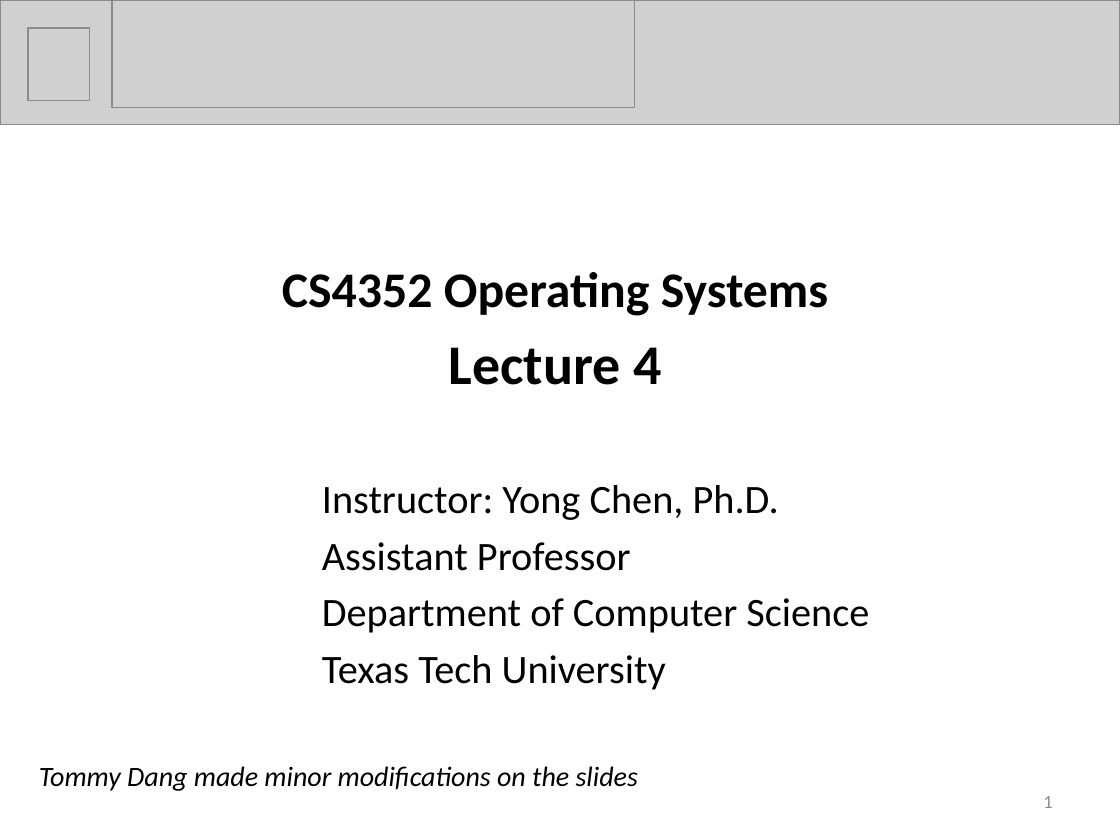
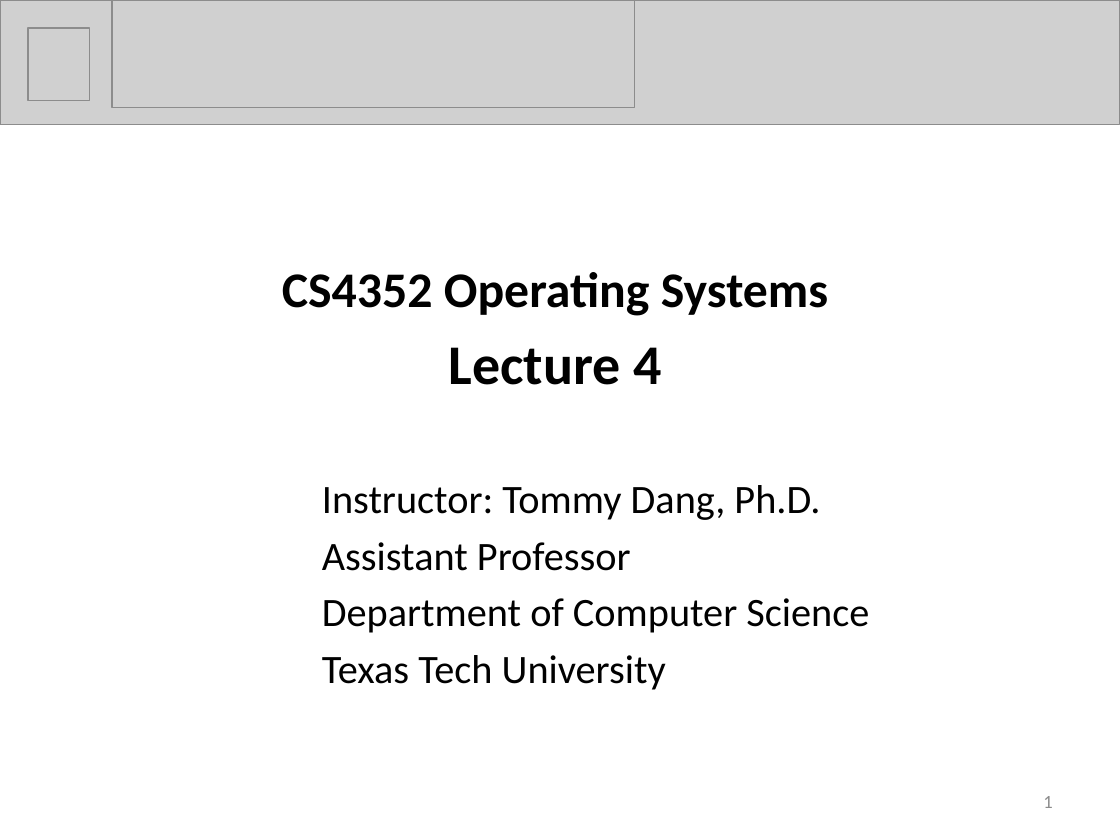
Before and after one commit to iDataVisualizationLab/CS4352_Fall2018, a slide deck: slide 1 of slides/Lecture04 Mine.pptx. Drawn at 1120x840 pixels with LibreOffice and Linux fonts; fonts in the diff are those of the drawing; grey boxes stand for pictures. Boxes give left, top, right and bottom in pixels: in the first picture for what was removed or moved away, otherwise in the second. Text is boxed around its words. In the diff, an @@ line names an element or a change of style, - is before the commit and + after.

```diff
--- a/slides/Lecture04 Mine.pptx
+++ b/slides/Lecture04 Mine.pptx
@@ text at (322,485,820,520): text changed @@
-Instructor: Yong Chen, Ph.D.
+Instructor: Tommy Dang, Ph.D.
@@ text removed at (39,766,638,791) @@
-Tommy Dang made minor modifications on the slides
```
Also in this commit, not shown: 15 other slides changed, 1 other file.
